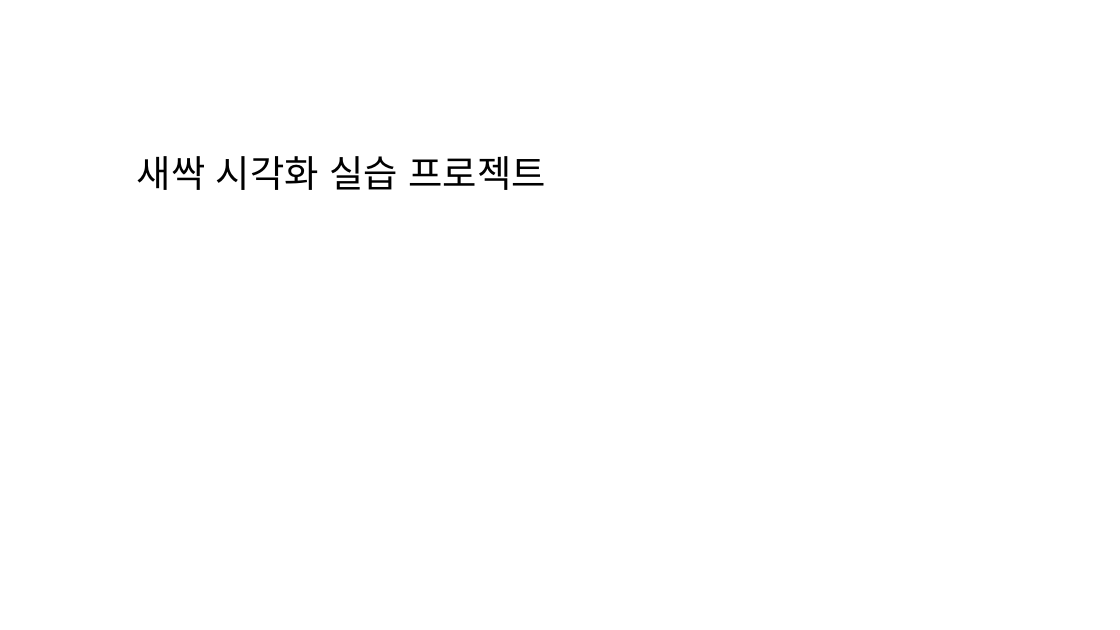
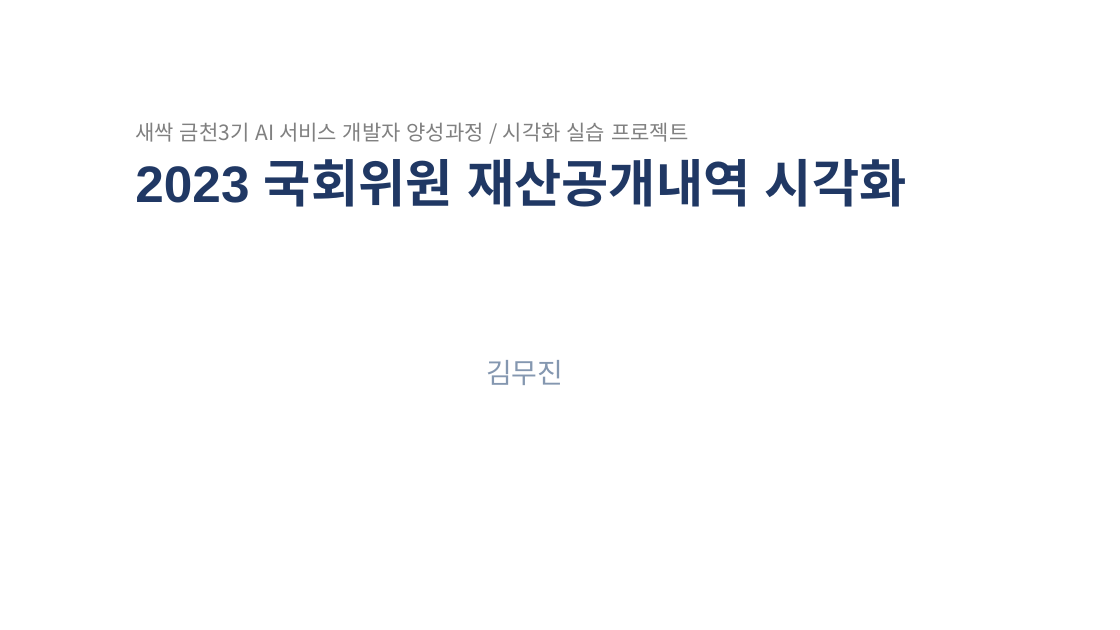
Before and after one commit to wordnbeing/sessac_visualproject, a slide deck: slide 1 of opwatch_visual_prj.pptx. Drawn at 1120x630 pixels with LibreOffice and Linux fonts; fonts in the diff are those of the drawing. Boxes give left, top, right and bottom in pixels: in the first picture for what was removed or moved away, otherwise in the second. Text is boxed around its words. In the diff, an @@ line names an element or a change of style, - is before the commit and + after.

```diff
--- a/opwatch_visual_prj.pptx
+++ b/opwatch_visual_prj.pptx
@@ text at [135,122,688,142]: text changed; size 32 to 18 pt; text colour #000000 to #808080 @@
-새싹 시각화 실습 프로젝트
+새싹 금천3기 AI 서비스 개발자 양성과정 / 시각화 실습 프로젝트
@@ text added at [135,159,907,207], 44 pt, text #203864, bold @@
+2023 국회위원 재산공개내역 시각화
@@ text added at [486,360,563,385], 24 pt, text #8497B0 @@
+김무진
```
Also in this commit, not shown: 1 other slide changed, 4 slides added, 1 slide removed, 43 other files.
